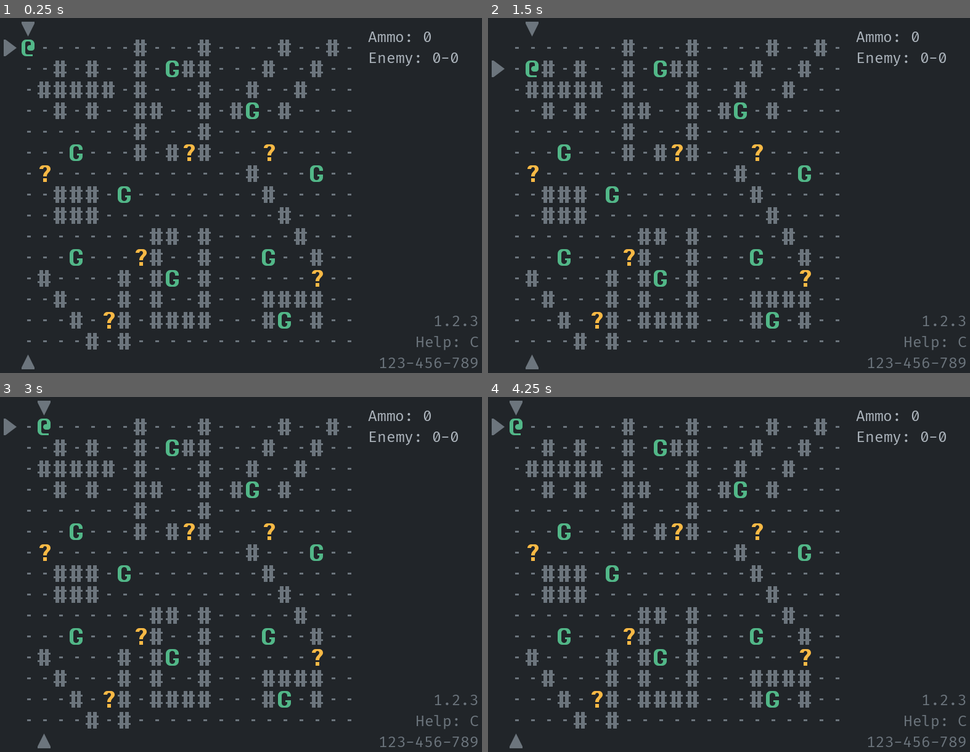
Above: before the commit, frames 1-4 (two rows, left to right).
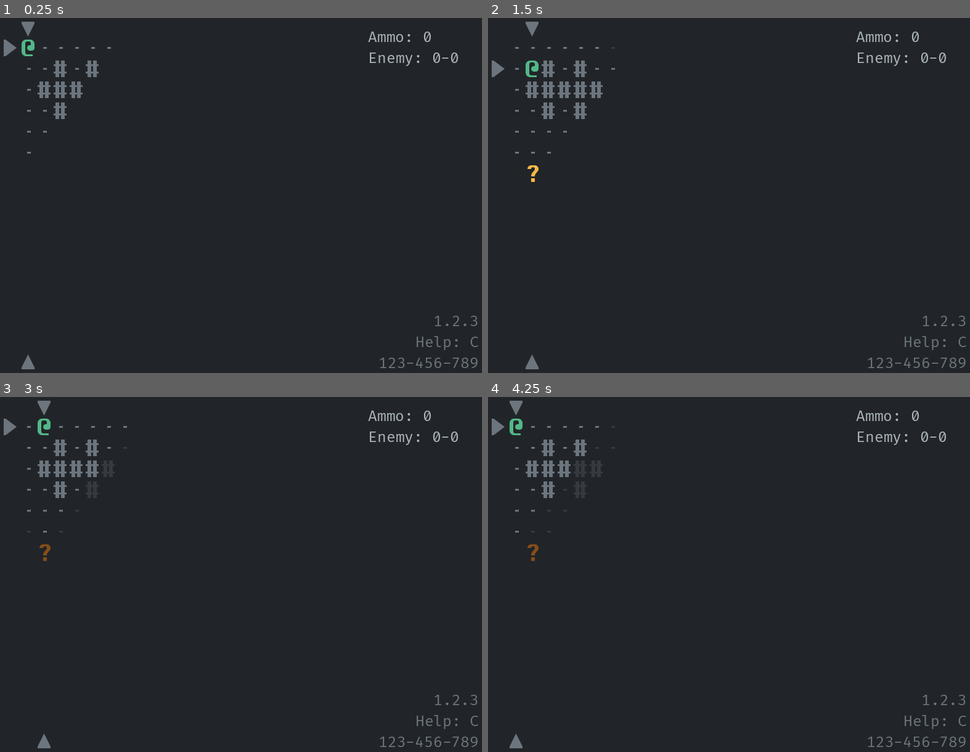
Above: after the commit, the same moments.

Repository: Bozar/godot-4-roguelike-demo
Game: Godot game, scene res://scene/main/main_game.tscn
The game is run twice, just before and just after one commit, with the same random seed, the same clock (stepped at 60 frames per second) and the same inputs.
Inputs:
- Up to frame 1 (0.25 s): no input
- Up to frame 2 (1.5 s): tap Enter at 0.5 s; hold Right (move_right) 0.53-1.28 s; tap Space (aim) at 0.6, 1.25, 1.35 s; hold Down (move_down) from 1.28 s (still down)
- Up to frame 3 (3 s): tap Enter at 2 s; release Down (move_down) at 2.03 s; hold Right (move_right) 2.03-2.78 s; tap Space (aim) at 2.1, 2.75, 2.85 s; hold Up (move_up) from 2.78 s (still down)
- Up to frame 4 (4.25 s): tap Enter at 3.5 s; release Up (move_up) at 3.53 s; hold Left (move_left) from 3.53 s (still down); tap Space (aim) at 3.6 s

The runs differ from the first frame. In frame 1, 7.2% of the frame differs, in the area x 5-73%, y 6-94%; in frame 2, 6.8%; in frame 3, 7.1%; in frame 4, 7.2%.

Commit message:
Implement diamond fov.

Diff:
--- a/library/diamond_fov.gd
+++ b/library/diamond_fov.gd
@@ -1 +1,12 @@
 class_name DiamondFov
+
+
+static func get_fov_map(source: Vector2i, sight_range: int,
+        out_fov_map: Dictionary) -> void:
+    var column: Array
+
+    for x: int in out_fov_map.keys():
+        column = out_fov_map[x]
+        for y: int in range(0, column.size()):
+            column[y] = ConvertCoord.is_in_range(source, Vector2i(x, y),
+                    sight_range)
--- a/library/dungeon_size.gd
+++ b/library/dungeon_size.gd
@@ -24,3 +24,17 @@
             coord.x = x
             coord.y = y
             handler.call(coord, handler_args)
+
+
+static func init_map(value: Variant = null, max_x: int = DungeonSize.MAX_X,
+        max_y: int = DungeonSize.MAX_Y) -> Dictionary:
+    var map: Dictionary = {}
+    var column: Array
+    var __: int
+
+    for x: int in range(0, max_x):
+        column = []
+        __ = column.resize(max_y)
+        column.fill(value)
+        map[x] = column
+    return map
--- a/library/fov_helper.gd
+++ b/library/fov_helper.gd
@@ -1,17 +1,4 @@
 class_name FovHelper
-
-
-static func init_fov_map(max_x: int, max_y: int) -> Dictionary:
-    var fov_map: Dictionary = {}
-    var column: Array
-    var __: int
-
-    for x: int in range(0, max_x):
-        column = []
-        __ = column.resize(max_y)
-        column.fill(false)
-        fov_map[x] = column
-    return fov_map
 
 
 static func is_in_sight(coord: Vector2i, fov_map: Dictionary) -> bool:
@@ -22,3 +9,53 @@
         if (coord.y >= 0) and (coord.y < column.size()):
             return column[coord.y]
     return false
+
+
+static func set_color(coord: Vector2i, fov_map: Dictionary) -> void:
+    if FovHelper.is_in_sight(coord, fov_map):
+        for i: Sprite2D in SearchHelper.get_sprites_by_coord(coord):
+            VisualEffect.set_light_color(i)
+    else:
+        for i: Sprite2D in SearchHelper.get_sprites_by_coord(coord):
+            VisualEffect.set_dark_color(i)
+
+
+static func set_visibility(coord: Vector2i, fov_map: Dictionary,
+        memory_map: Dictionary, memory_tags: Array) -> void:
+    var column: Array = memory_map[coord.x]
+    var sprites: Array = SearchHelper.get_sprites_by_coord(coord)
+    var sprite: Sprite2D
+
+    sprites.sort_custom(FovHelper._sort_by_z_index)
+    if FovHelper.is_in_sight(coord, fov_map):
+        column[coord.y] = true
+        for i: Sprite2D in sprites:
+            VisualEffect.set_light_color(i)
+            VisualEffect.set_visibility(i, false)
+        sprite = sprites.pop_back()
+        VisualEffect.set_visibility(sprite, true)
+    else:
+        for i: Sprite2D in sprites:
+            VisualEffect.set_visibility(i, false)
+        if column[coord.y]:
+            while true:
+                if sprites.is_empty():
+                    break
+                sprite = sprites.pop_back()
+                if FovHelper._match_tag(sprite, memory_tags):
+                    break
+                sprite = null
+            if sprite != null:
+                VisualEffect.set_dark_color(sprite)
+                VisualEffect.set_visibility(sprite, true)
+
+
+static func _match_tag(sprite: Sprite2D, tags: Array) -> bool:
+    for i: StringName in tags:
+        if sprite.is_in_group(i):
+            return true
+    return false
+
+
+static func _sort_by_z_index(this: Sprite2D, that: Sprite2D) -> bool:
+    return this.z_index < that.z_index
--- a/library/game_data.gd
+++ b/library/game_data.gd
@@ -12,3 +12,5 @@
 
 const MIN_PROGRESS_BAR: int = 0
 const MAX_PROGRES_BAR: int = 5
+
+const PC_SIGHT_RANGE: int = 5
--- a/library/visual_effect.gd
+++ b/library/visual_effect.gd
@@ -42,3 +42,7 @@
             i.visible = false
     if not has_switched:
         push_error("Invalid visual tag: %s, %s." % [sprite, visual_tag])
+
+
+static func set_visibility(sprite: Sprite2D, is_visible: bool) -> void:
+    sprite.visible = is_visible
--- a/scene/main/pc_action.gd
+++ b/scene/main/pc_action.gd
@@ -33,6 +33,7 @@
     for i:TaggedSprite in sprites:
         if i.sub_tag == SubTag.PC:
             _pc = i.sprite
+            _ref_PcFov._pc = _pc
             break
 
 
@@ -73,7 +74,7 @@
 
 func _on_Schedule_turn_started(sprite: Sprite2D) -> void:
     if sprite.is_in_group(SubTag.PC):
-        _ref_PcFov.render_fov(_is_aiming, true)
+        _ref_PcFov.render_fov(_is_aiming)
 
 
 func _pick_ammo(coord: Vector2i) -> void:
@@ -118,7 +119,7 @@
         render_fov = false
 
     if render_fov:
-        _ref_PcFov.render_fov(_is_aiming, false)
+        _ref_PcFov.render_fov(_is_aiming)
 
 
 func _shoot(pc: Sprite2D, coord: Vector2i) -> void:
--- a/scene/main/pc_fov.gd
+++ b/scene/main/pc_fov.gd
@@ -2,5 +2,47 @@
 extends Node2D
 
 
-func render_fov(is_aiming: bool, set_fov_map: bool) -> void:
-    print(is_aiming and set_fov_map)
+const NO_FOV: bool = false
+const MEMORY_TAGS: Array = [
+    MainTag.GROUND,
+    MainTag.BUILDING,
+    MainTag.TRAP,
+]
+
+
+var _fov_map: Dictionary
+var _memory_map: Dictionary
+var _pc: Sprite2D
+
+
+func _ready() -> void:
+    _fov_map = DungeonSize.init_map(false)
+    _memory_map = DungeonSize.init_map(false)
+
+
+func render_fov(is_aiming: bool) -> void:
+    if NO_FOV:
+        return
+
+    var pc_coord: Vector2i = ConvertCoord.get_coord(_pc)
+
+    if is_aiming:
+        pass
+    else:
+        DiamondFov.get_fov_map(pc_coord, GameData.PC_SIGHT_RANGE, _fov_map)
+    # DungeonSize.iterate_dungeon(_set_color, [_fov_map])
+    DungeonSize.iterate_dungeon(_set_visibility, [_fov_map, _memory_map,
+            MEMORY_TAGS])
+
+
+func _set_color(coord: Vector2i, args: Array) -> void:
+    var fov_map: Dictionary = args[0]
+    FovHelper.set_color(coord, fov_map)
+
+
+func _set_visibility(coord: Vector2i, args: Array) -> void:
+    var fov_map: Dictionary = args[0]
+    var memory_map: Dictionary = args[1]
+    var memory_tags: Array = args[2]
+
+    FovHelper.set_visibility(coord, fov_map, memory_map, memory_tags)
